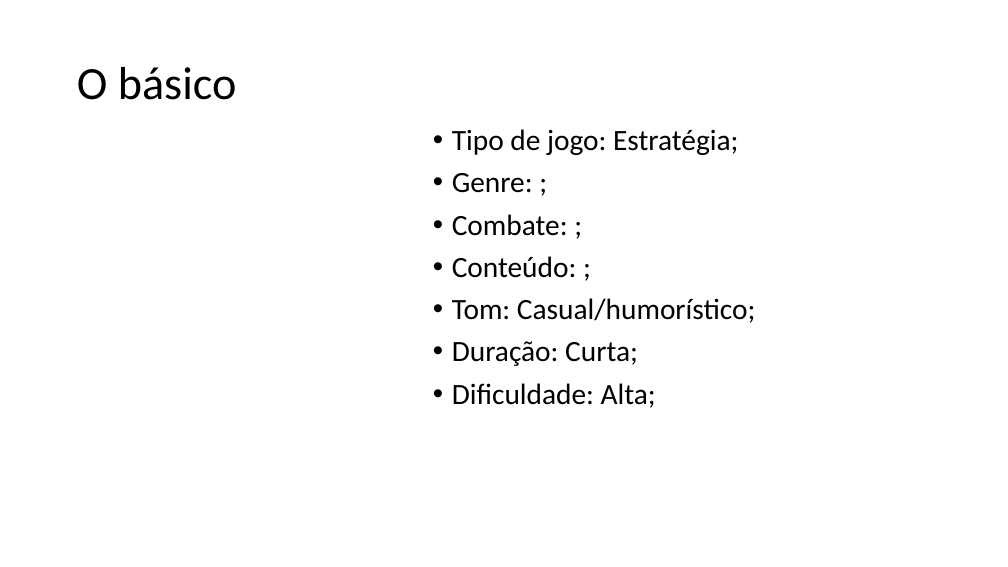
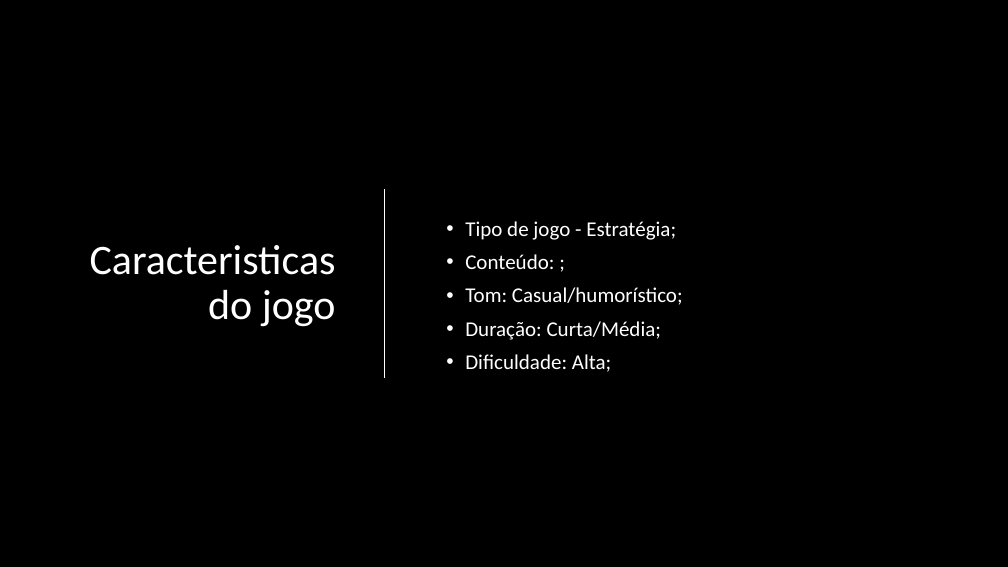
Before and after one commit to 1diogoguimaraes/Academics, a slide deck: slide 3 of DJW/presentation/Jogo.pptx. Drawn at 1008x567 pixels with LibreOffice and Linux fonts; fonts in the diff are those of the drawing; background and template pictures are left out. Boxes give left, top, right and bottom in pixels: in the first picture for what was removed or moved away, otherwise in the second. Text is boxed around its words. In the diff, an @@ line names an element or a change of style, - is before the commit and + after.

```diff
--- a/DJW/presentation/Jogo.pptx
+++ b/DJW/presentation/Jogo.pptx
@@ background #FFFFFF to picture (left out) @@
@@ title removed at (77,67,237,100) @@
-O básico
@@ text "Tipo de jogo - Estratégia;": place and size @@
-text "Tipo de jogo - Estratégia;" at (452,129,755,408)
+text "Tipo de jogo - Estratégia;" at (465,221,683,372)
@@ text "Tipo de jogo - Estratégia;" at (465,221,683,372): vertical alignment top to middle @@
@@ line added from (385, 189) to (385, 378), #FFFFFF 1.25 pt @@
@@ text at (465,221,676,240): text changed; size 28 to 20 pt; text colour #000000 to #FFFFFF @@
-• Tipo de jogo: Estratégia;
-• Genre: ;
-• Combate: ;
+• Tipo de jogo - Estratégia;
@@ title added at (90,245,336,327), 40 pt, text #FFFFFF @@
+Caracteristicas do jogo
@@ text at (465,254,683,372): size 28 to 20 pt, text colour #000000 to #FFFFFF in "Conteúdo: ;", "Tom: Casual/humorístico;", "Dificuldade: Alta;" @@
@@ text at (465,321,662,340): text changed; size 28 to 20 pt; text colour #000000 to #FFFFFF @@
-• Duração: Curta;
+• Duração: Curta/Média;
```
Also in this commit, not shown: 4 other slides changed, 1 slide added, 2 slides removed.
